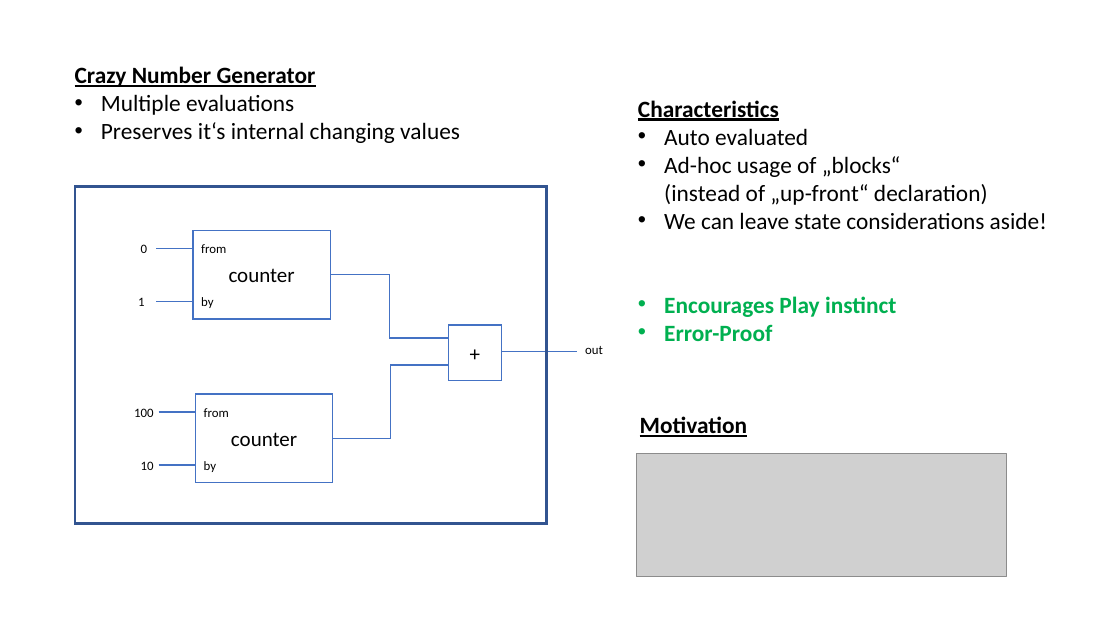
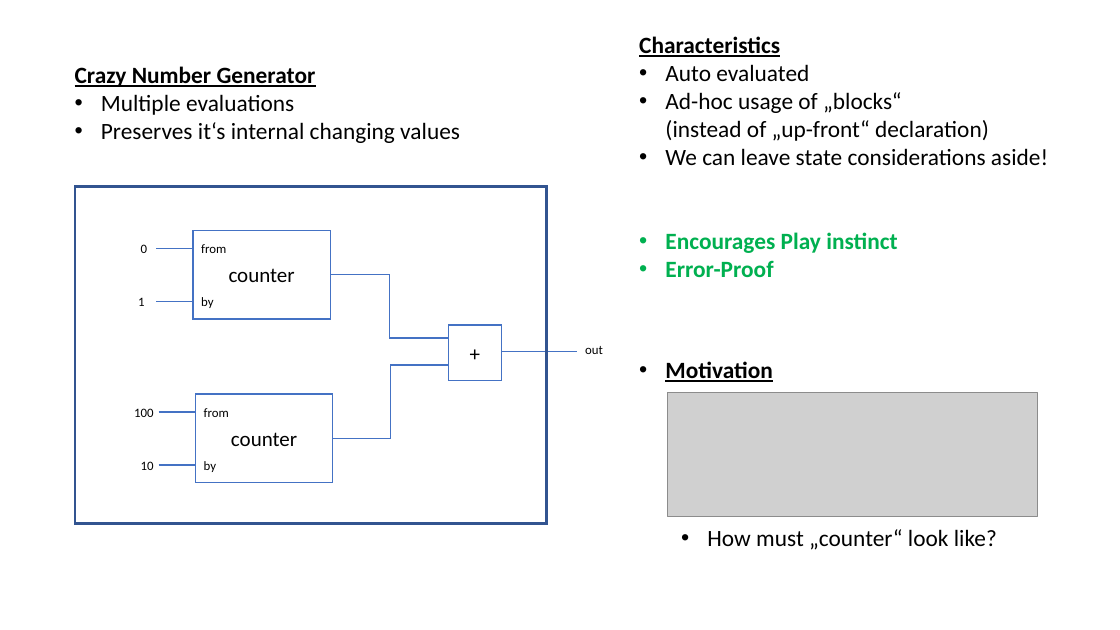
Before and after one commit to RonaldSchlenker/ReactIn200LoC, a slide deck: slide 11 of Vortrag/Presentation.pptx. Drawn at 1120x630 pixels with LibreOffice and Linux fonts; fonts in the diff are those of the drawing; grey boxes stand for pictures. Boxes give left, top, right and bottom in pixels: in the first picture for what was removed or moved away, otherwise in the second. Text is boxed around its words. In the diff, an @@ line names an element or a change of style, - is before the commit and + after.

```diff
--- a/Vortrag/Presentation.pptx
+++ b/Vortrag/Presentation.pptx
@@ text "Characteristics": place and size @@
-text "Characteristics" at [638,100,1047,341]
+text "Characteristics" at [639,36,1048,277]
@@ text "Motivation": place and size @@
-text "Motivation" at [640,416,747,437]
+text "Motivation" at [665,361,997,550]
@@ text at [665,361,772,382]: bullet none to • @@
@@ picture: place and size @@
-picture at [637,453,1007,577]
+picture at [667,392,1038,517]
@@ text at [707,529,997,550]: paragraph added @@
+  • How must „counter“ look like?
```
Also in this commit, not shown: 1 other slide changed.
